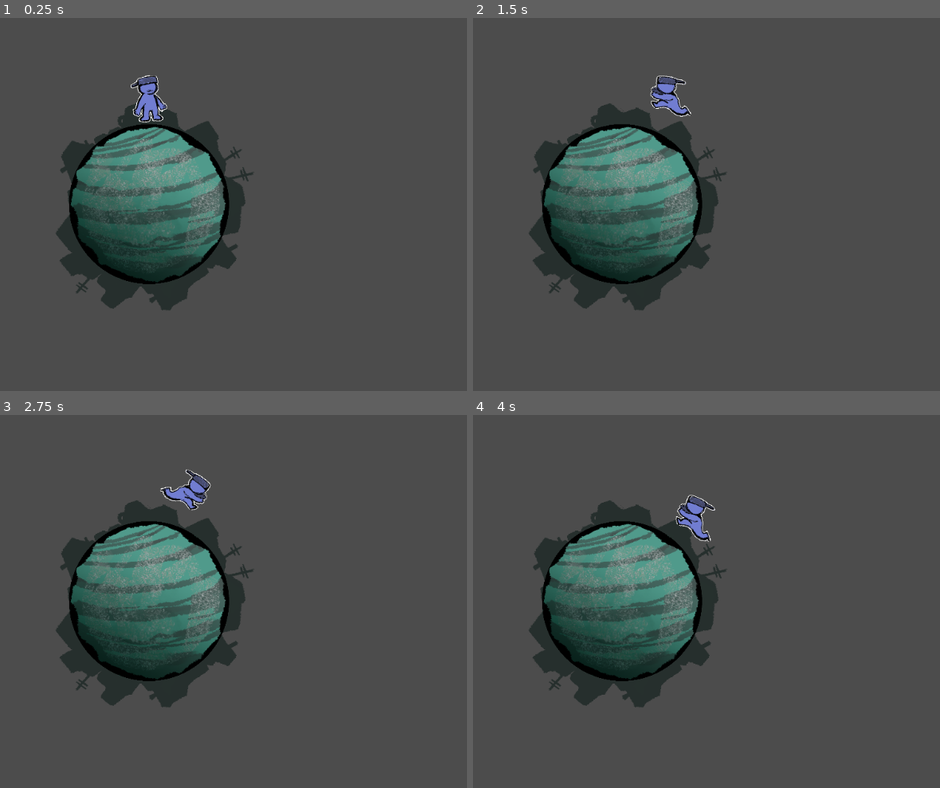
Above: before the commit, frames 1-4 (two rows, left to right).
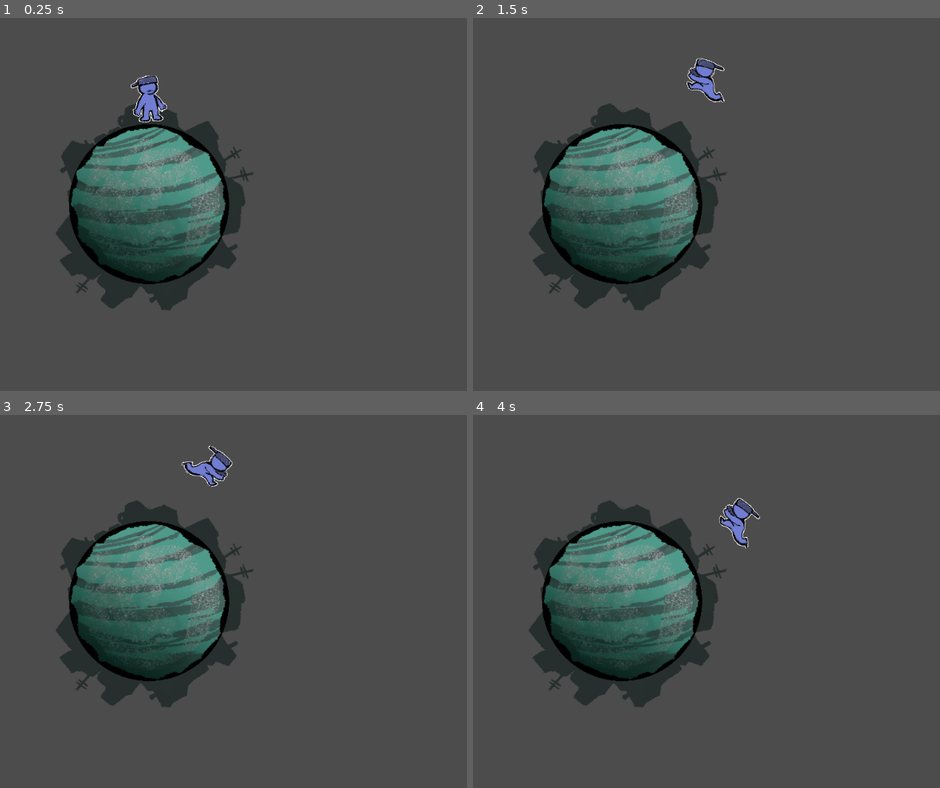
Above: after the commit, the same moments.

Repository: DanGrenade/TinyWorldJam
Game: Godot game, scene res://Scenes/GameTest.tscn
The game is run twice, just before and just after one commit, with the same random seed, the same clock (stepped at 60 frames per second) and the same inputs. The project has no main scene, so this scene is started directly.
Inputs:
- Up to frame 1 (0.25 s): no input
- Up to frame 2 (1.5 s): tap Enter at 0.5 s; hold D (move_right) 0.53-1.28 s; tap Space (jump) at 0.6, 0.77, 1.07 s; hold Left (move_left) from 1.28 s (still down); tap E (box_grab) at 1.35 s
- Up to frame 3 (2.75 s): tap Space (jump) at 1.52, 1.55, 1.82, 2.1 s; release Left (move_left) at 2.03 s; hold D (move_right) from 2.03 s (still down)
- Up to frame 4 (4 s): tap E (box_grab) at 2.85 s; tap Space (jump) at 3.02, 3.05, 3.32, 3.6, 3.77 s; release D (move_right) at 3.53 s; hold Left (move_left) from 3.53 s (still down)

The runs differ from the first frame. In frame 1, less than 0.1% of the frame differs, in the area x 31-33%, y 15-16%; in frame 2, 1.1%; in frame 3, 1.0%; in frame 4, 1.1%, in the area x 43-62%, y 21-36%.

Commit message:
Issue 016 - Updated Movement

Diff:
--- a/Scenes/PlayerCharacter.tscn
+++ b/Scenes/PlayerCharacter.tscn
@@ -55,6 +55,10 @@
 __meta__ = {
 "_edit_group_": true
 }
+gravity = 40
+jumpVelocity = 1400
+xAccel = 100
+max_x_speed = 800
 
 [node name="Sprite" type="Sprite" parent="."]
 texture = ExtResource( 1 )
